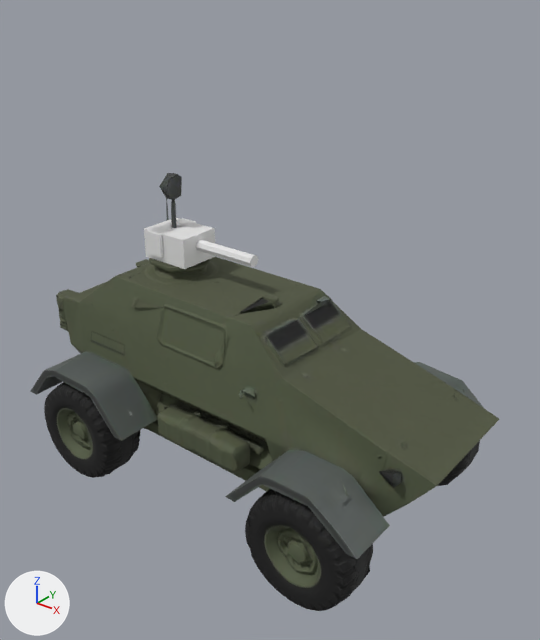
An edit to the glTF model art/meshes/vehicles/scout_shachaf.glb, drawn before and after from the same camera.
Camera for both pictures: a 50 mm camera at (4.2, -5.02, 4.96) aimed at (0.22, -0.06, 1.88). The axes (+X, +Y, +Z) are drawn at lower left. The lights are the same throughout. The older version comes first. Where no turn or scale is listed for an object, it has been applied to the vertices.

The first picture shows 'hull_hull', 'hull_rubber', 'turret_metal' and 1 more.
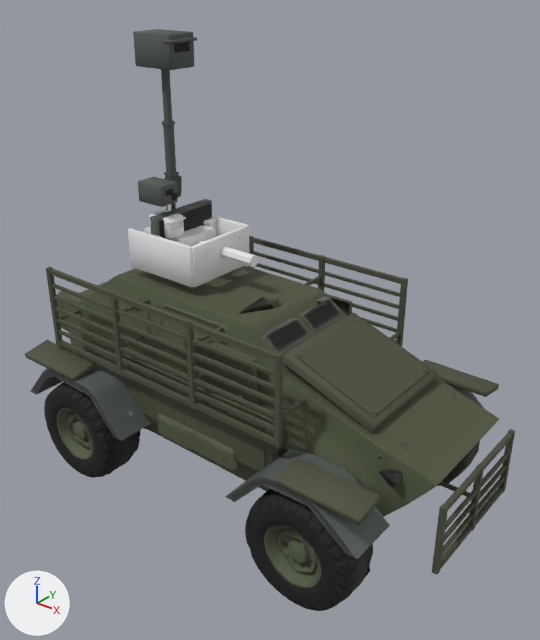
Where the change shows, as pixel boxes [x1, y1, x2, y2] in the pictures (540 x 640 px):
'kit_armour_3_hull_hull', added
    after: [46, 236, 515, 575]
'kit_armour_1_hull_hull', added (green)
    after: [184, 293, 438, 433]
'kit_armour_2_hull_hull', added
    after: [25, 340, 499, 525]
'kit_firepower_3_turret_metal', added
    after: [128, 215, 250, 287]
'kit_sensors_3_hull_hull', added
    after: [133, 29, 197, 177]
'kit_sensors_2_hull_hull', added
    after: [150, 199, 212, 240]
'kit_sensors_1_hull_hull', added
    after: [138, 177, 178, 207]
'kit_firepower_1_turret_metal', added
    after: [149, 210, 186, 239]
'kit_firepower_2_turret_metal', added
    after: [204, 214, 223, 237]
'turret_metal', unchanged, covered by the edit
    before: [144, 218, 258, 269]
    after: [144, 225, 258, 267]

What the commit changed:
Mesh me_kit_sensors_3_hull_hull is new.
It has 144 vertices, 254 faces and spans x -1.292..-0.797, y -0.162..0.178, z 3.046..4.357.
It uses material mat_bakedmaterial.
Mesh me_kit_sensors_2_hull_hull is new.
It has 52 vertices, 82 faces and spans x -1.06..-0.88, y -0.382..0.398, z 2.391..2.731.
It uses material mat_bakedmaterial.
Mesh me_kit_sensors_1_hull_hull is new.
It has 60 vertices, 98 faces and spans x -1.172..-0.84, y -0.342..-0.076, z 2.841..3.041.
It uses material mat_bakedmaterial.
Mesh me_kit_armour_3_hull_hull is new.
It has 344 vertices, 388 faces and spans x -1.87..2.42, y -1.0..1.0, z 0.52..2.18.
It uses material mat_bakedmaterial.
Mesh me_kit_armour_2_hull_hull is new.
It has 224 vertices, 352 faces and spans x -2.1..2.02, y -1.25..1.25, z 0.79..1.45.
It uses material mat_bakedmaterial.
Mesh me_kit_armour_1_hull_hull is new.
It has 180 vertices, 248 faces and spans x -0.21..1.7, y -0.8..0.8, z 1.31..1.9.
It uses material mat_bakedmaterial.
Mesh me_kit_firepower_3_turret_metal is new.
It has 96 vertices, 164 faces and spans x -1.275..-0.39, y -0.425..0.425, z 2.16..2.56.
Mesh me_kit_firepower_2_turret_metal is new.
It has 112 vertices, 196 faces and spans x -1.276..-0.125, y -0.056..0.476, z 2.25..2.55.
Mesh me_kit_firepower_1_turret_metal is new.
It has 56 vertices, 104 faces and spans x -1.09..-0.785, y -0.31..-0.09, z 2.517..2.717.
Object 'kit_sensors_3_hull_hull' (ob_kit_sensors_3_hull_hull) is new; it shows me_kit_sensors_3_hull_hull.
Its location is (0.0, 0.0, 0.0).
Object 'kit_sensors_2_hull_hull' (ob_kit_sensors_2_hull_hull) is new; it shows me_kit_sensors_2_hull_hull.
Its location is (0.0, 0.0, 0.0).
Object 'kit_sensors_1_hull_hull' (ob_kit_sensors_1_hull_hull) is new; it shows me_kit_sensors_1_hull_hull.
Its location is (0.0, 0.0, 0.0).
Object 'kit_armour_3_hull_hull' (ob_kit_armour_3_hull_hull) is new; it shows me_kit_armour_3_hull_hull.
Its location is (0.0, 0.0, 0.0).
Object 'kit_armour_2_hull_hull' (ob_kit_armour_2_hull_hull) is new; it shows me_kit_armour_2_hull_hull.
Its location is (0.0, 0.0, 0.0).
Object 'kit_armour_1_hull_hull' (ob_kit_armour_1_hull_hull) is new; it shows me_kit_armour_1_hull_hull.
Its location is (0.0, 0.0, 0.0).
Object 'kit_firepower_3_turret_metal' (ob_kit_firepower_3_turret_metal) is new; it shows me_kit_firepower_3_turret_metal.
Its location is (0.0, 0.0, 0.0).
Object 'kit_firepower_2_turret_metal' (ob_kit_firepower_2_turret_metal) is new; it shows me_kit_firepower_2_turret_metal.
Its location is (0.0, 0.0, 0.0).
Object 'kit_firepower_1_turret_metal' (ob_kit_firepower_1_turret_metal) is new; it shows me_kit_firepower_1_turret_metal.
Its location is (0.0, 0.0, 0.0).
